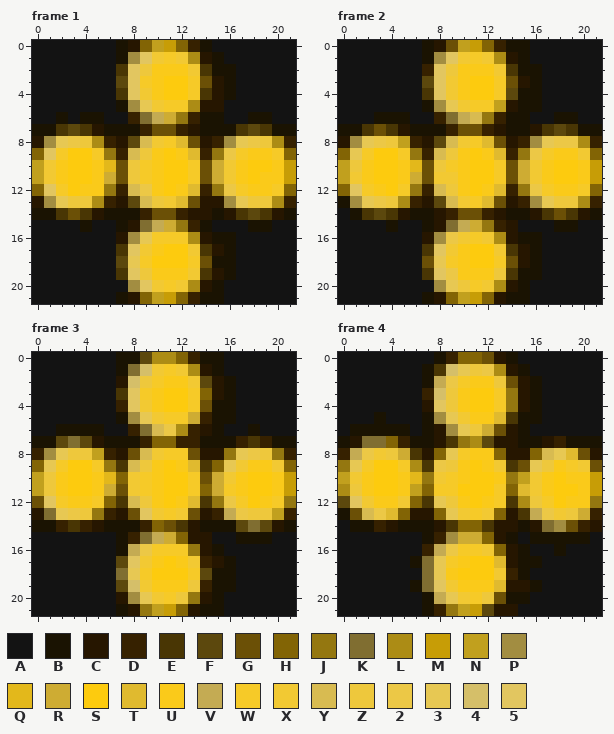
Two versions of one animated GIF sprite, dist/img/menu/ico01.gif. The first picture shows the starting point.
The file is 22x22 pixels, 60 frames. Colours within 5 levels of each other are drawn and written as one. Shown: frame 1, frame 2, frame 3, frame 4. The commit also changed other frames, which this record leaves out.
Palette (. is transparent): A #131313  B #1a1302  C #261600  D #362100  E #493604  F #5c480d  G #6b5006  H #826405  J #947710  K #806e31  L #ac8c15  M #c79d06  N #c1a01e  P #a28d41  Q #e3b81b  R #ceac33  S #fdcb0e  T #e0ba2f  U #faca1a  V #c4ab53  W #f6ca28  X #f2c933  Y #d8bb51  Z #eec83c  2 #ecc846  3 #e7c853  4 #d5bf69  5 #e2c660
The same view after the edit:
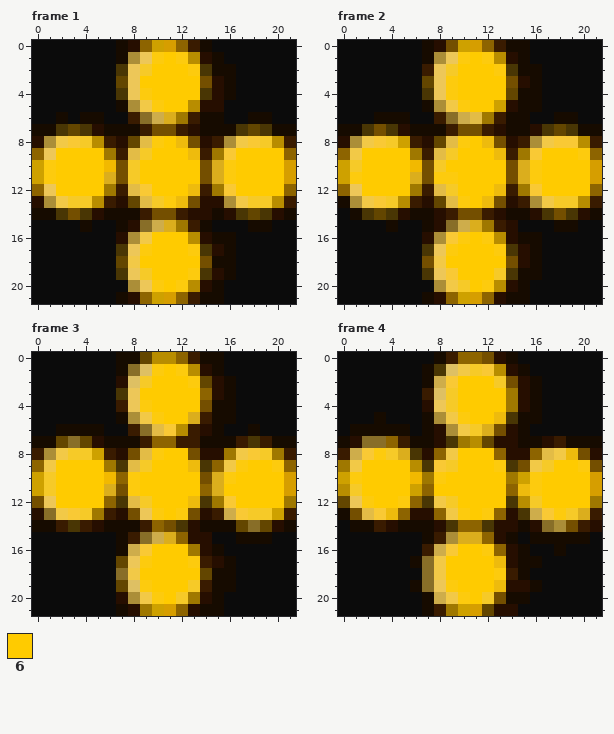
Colours new in this view: 6 #ffcb00
What changed:
@@ palette @@
-2 #ecc846
+2 #f9c935
-3 #e7c853
+3 #f2c947
-4 #d5bf69
+4 #dec063
-5 #e2c660
+5 #edc758
-A #131313
+A #0b0b0b
-B #1a1302
+B #160b00
-C #261600
+C #260e00
-D #362100
+D #391b00
-F #5c480d
+F #634600
-G #6b5006
+G #744f00
-H #826405
+H #8d6400
-J #947710
+J #9f7800
-K #806e31
+K #886e28
-L #ac8c15
+L #b88d00
-M #c79d06
+M #d69e00
-N #c1a01e
+N #cea100
-P #a28d41
+P #ab8e38
-Q #e3b81b
+Q #f2b900
-R #ceac33
+R #dbae1d
-T #e0ba2f
+T #eebb0d
-V #c4ab53
+V #cead4b
-Y #d8bb51
+Y #e3bc46
--- frame 1
@@ x 0..21 @@
  0 AAAAAAABCHNMHDBAAAAAAA
- 1 AAAAAAABP5XWXLCBAAAAAA
- 2 AAAAAAAE5ZUUUXEBBAAAAA
- 3 AAAAAAAF5WUSSWGCBAAAAA
- 4 AAAAAAAE5XUSSWECBAAAAA
- 5 AAAAAAABP3XWWLCCAAAAAA
+ 1 AAAAAAABP5S6SLCBAAAAAA
+ 2 AAAAAAAE5W666SEBBAAAAA
+ 3 AAAAAAAF566666GCBAAAAA
+ 4 AAAAAAAE5S6666ECBAAAAA
+ 5 AAAAAAABP3S66LCCAAAAAA
  6 AABABBAADKVRJDBBAABBAA
  7 BBEFECBBBDGGDCBBBEFEBB
- 8 CP32ZLDCFYXWTGCDP32ZLD
- 9 H5WSSWJDYZUSUTDJ2WUUWH
-10 NXUSSUQGZWUSSWGRXUSSUM
-11 NXUSSURGZWUSSWGRXUSUUM
-12 H5WSUUJDY2USUTDJ2WUUWH
-13 CP3ZZLDCFYZXTGCCP3ZZLD
+ 8 CP32WLDCFYS6TGCDP32WLD
+ 9 H56666JDYW666TDJ26666H
+10 NS6666QGW66666GRS6666M
+11 NS6666RGW66666GRS6666M
+12 H56666JDY2666TDJ26666H
+13 CP3WWLDCFYWSTGCCP3WWLD
 14 BBEGECBBBDGGDCCBCEFECB
 15 AAAABAABCKVRJDBAAABBAA
-16 AAAAAAACP3WWWLCBBAAAAA
-17 AAAAAAAE5XUSSXECBAAAAA
-18 AAAAAAAF3WSSSWGBBAAAAA
-19 AAAAAAAE5ZUUUXECBAAAAA
-20 AAAAAAAAP5XWXLCBAAAAAA
+16 AAAAAAACP3666LCBBAAAAA
+17 AAAAAAAE5S666SECBAAAAA
+18 AAAAAAAF366666GBBAAAAA
+19 AAAAAAAE5W666SECBAAAAA
+20 AAAAAAAAP5S6SLCBAAAAAA
 21 AAAAAAABCHNMHDBBAAAAAA
--- frame 2
@@ x 0..21 @@
  0 AAAAAAABCGNMHDBBAAAAAA
- 1 AAAAAAABP5XWXLCBAAAAAA
- 2 AAAAAAAD5ZUUUXEBBAAAAA
- 3 AAAAAAAF5XUSSWGCBAAAAA
- 4 AAAAAAAE5XUSSWFBBAAAAA
- 5 AAAAAAABP3XWWNCBBAAAAA
+ 1 AAAAAAABP5S6SLCBAAAAAA
+ 2 AAAAAAAD5W666SEBBAAAAA
+ 3 AAAAAAAF5S6666GCBAAAAA
+ 4 AAAAAAAE5S6666FBBAAAAA
+ 5 AAAAAAABP3S66NCBBAAAAA
  6 AAABBBAADKVYJDBBAABBAA
  7 BBEGECBBBDGGDCBBCEFEBB
- 8 CP32ZNDCFYXWTGCDP322LD
- 9 H3WSSWJDYZUSUTDJ2WUUXH
-10 NZUSSUQGZWUSSWGRXUSSUM
-11 NXUSSURGXXUSSWGRXUSSUM
-12 H5WUSWJDYZUSUTDJ2WUUWH
-13 BP32ZLDCFYXWTGCDP3ZZLD
+ 8 CP32WNDCFYS6TGCDP322LD
+ 9 H36666JDYW666TDJ2666SH
+10 NW6666QGW66666GRS6666M
+11 NS6666RGSS6666GRS6666M
+12 H56666JDYW666TDJ26666H
+13 BP32WLDCFYS6TGCDP3WWLD
 14 ABEFECBBCDGGDCBBCEGECB
 15 AAAABAABCKVRJDCAAABBAA
-16 AAAAAAACP2XWXLCBBAAAAA
-17 AAAAAAAE5XUSSXECBAAAAA
-18 AAAAAAAG3WUSSWGCBAAAAA
-19 AAAAAAAE52UUUZEBBAAAAA
-20 AAAAAAAAP3ZWXLCBAAAAAA
+16 AAAAAAACP2S6SLCBBAAAAA
+17 AAAAAAAE5S666SECBAAAAA
+18 AAAAAAAG366666GCBAAAAA
+19 AAAAAAAE52666WEBBAAAAA
+20 AAAAAAAAP3W6SLCBAAAAAA
 21 AAAAAAABCHNMHCBBAAAAAA
--- frame 3
@@ x 0..21 @@
  0 AAAAAAABBFLLHDBBAAAAAA
- 1 AAAAAAABK4XWXLCBAAAAAA
- 2 AAAAAAAC4ZWUUXFCBAAAAA
- 3 AAAAAAAE5WUSSWHCBAAAAA
- 4 AAAAAAAD5XUSSWGBBAAAAA
- 5 AAAAAAABP3XWWRDBBAAAAA
+ 1 AAAAAAABK4S6SLCBAAAAAA
+ 2 AAAAAAAC4W666SFCBAAAAA
+ 3 AAAAAAAE566666HCBAAAAA
+ 4 AAAAAAAD5S6666GBBAAAAA
+ 5 AAAAAAABP3S66RDBBAAAAA
  6 AABBBBAADKY2LDCBAABAAA
  7 BBFKFCBBBDHHDDBBBDEDBB
- 8 DP3ZZNDCGYXWWGCCJ32ZJD
- 9 H3WSSWJEYZUSUTEH3XUUXH
-10 NZUSSUQHXWUSSWGRXUSSUM
-11 NZUSSURGXWUSSWHRWUSSUM
-12 G5WUUWHEYZUSUTEJ2WSUWJ
-13 CK32ZJDCG5XWXGCDV2ZZND
+ 8 DP3WWNDCGYS66GCCJ32WJD
+ 9 H36666JEYW666TEH3S66SH
+10 NW6666QHS66666GRS6666M
+11 NW6666RGS66666HR66666M
+12 G56666HEYW666TEJ26666J
+13 CK32WJDCG5S6SGCDV2WWND
 14 BBDEDCBBBDHGECBBBFKFCB
 15 AAAAAAABDKVRHCCAABBBAA
-16 AAAAAAABV2WWWJCBAAAAAA
-17 AAAAAAAF5XUSUXDCBAAAAA
-18 AAAAAAAK3WSSSWFBBAAAAA
-19 AAAAAAAF4XUUUZDBBAAAAA
-20 AAAAAAACP3XWZJCBAAAAAA
+16 AAAAAAABV2666JCBAAAAAA
+17 AAAAAAAF5S666SDCBAAAAA
+18 AAAAAAAK366666FBBAAAAA
+19 AAAAAAAF4S666WDBBAAAAA
+20 AAAAAAACP3S6WJCBAAAAAA
 21 AAAAAAABCJNMHCBBAAAAAA
--- frame 4
@@ x 0..21 @@
  0 AAAAAAAABDHHGCBAAAAAAA
- 1 AAAAAAABE43Z2LCBAAAAAA
- 2 AAAAAAABV2WUUZGCBAAAAA
- 3 AAAAAAAD4ZUSSWJCBAAAAA
- 4 AAAAAAAC5ZUSSWJCBAAAAA
- 5 AAABAAABP3XUUTEBBAAAAA
- 6 ABBBBBABCP3ZRGCBAAAAAA
+ 1 AAAAAAABE43W2LCBAAAAAA
+ 2 AAAAAAABV2666WGCBAAAAA
+ 3 AAAAAAAD4W6666JCBAAAAA
+ 4 AAAAAAAC5W6666JCBAAAAA
+ 5 AAABAAABP3S66TEBBAAAAA
+ 6 ABBBBBABCP3WRGCBAAAAAA
  7 BCKKHDBBCEJLFCCBBCDBBB
- 8 DV2XZRECH3WUUHCCHY3TGC
- 9 J3WSSWLE2ZUSUXEG3ZUWXG
-10 NXUSSUQJXWUSSUJNXUSUUM
-11 LZUSSUNHWWSSSWHTXUSSUM
-12 F5XUUXHE3ZUSUWELZWSUUJ
-13 BGY2THCCH3XWXHCEV2XZRD
+ 8 DV2SWRECH3666HCCHY3TGC
+ 9 J36666LE2W666SEG3W66SG
+10 NS6666QJS66666JNS6666M
+11 LW6666NH666666HTS6666M
+12 F5S66SHE3W6666ELW6666J
+13 BGY2THCCH3S6SHCEV2SWRD
 14 ABBDCBBBCEHHECCBCKPGDC
 15 AAAAAAABDPRRHCBABBBBBA
-16 AAAAAAADV2WWXHCBAABAAA
-17 AAAAAABK3WUSSTCBBAAAAA
-18 AAAAAAAK3USSSXDBAAAAAA
-19 AAAAAABK5XUUUTCCBAAAAA
-20 AAAAAAABV3XWZGBBAAAAAA
+16 AAAAAAADV266SHCBAABAAA
+17 AAAAAABK36666TCBBAAAAA
+18 AAAAAAAK36666SDBAAAAAA
+19 AAAAAABK5S666TCCBAAAAA
+20 AAAAAAABV3S6WGBBAAAAAA
 21 AAAAAAABDJNMFCCAAAAAAA
Boxes around the changes in both pictures, in picture pixels (x1, y1, x2, y2):
changed: (32, 40, 296, 304)
changed: (338, 40, 602, 304)
changed: (32, 352, 296, 616)
changed: (338, 352, 602, 616)
